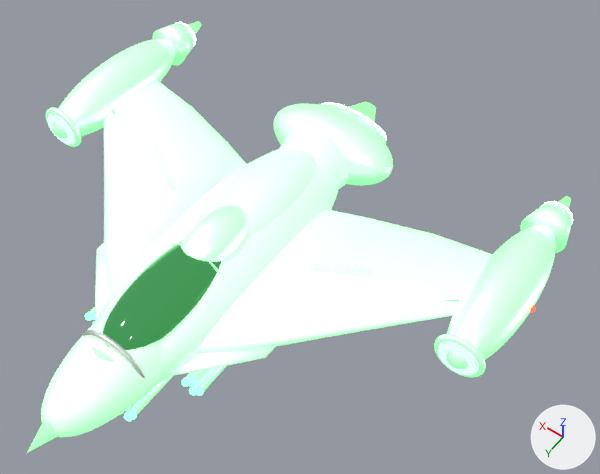
Two versions of the glTF model ship/uss-char.glb, one commit apart.
Both versions are drawn from a camera (50 mm lens) standing at (-5.11, 5.26, 9.53) and looking at (-0.79, -0.78, 0.03). Arrows for +X, +Y and +Z are at lower right; the lights stay in place. The picture after the commit comes second. Where no turn or scale is listed for an object, it has been applied to the vertices.
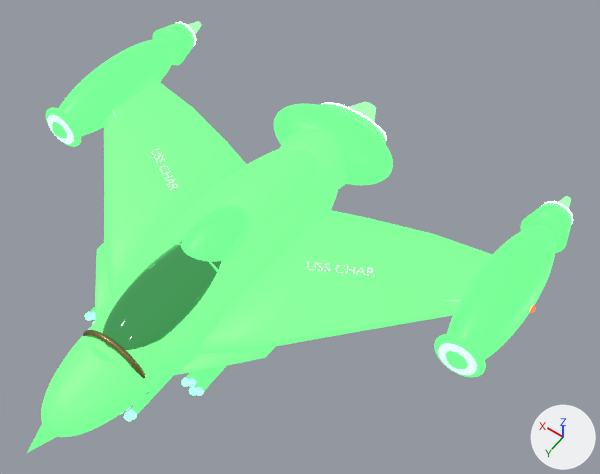
Location of each change, (x1, y1, x2, y2) in pixels of the pictures (600 x 474 px):
'WingL', recoloured (white to green)
    both: (197, 209, 493, 354)
'WingR', recoloured (white to green)
    both: (104, 80, 247, 295)
'Fuselage', recoloured (white to green)
    both: (95, 148, 340, 382)
'NacelleL', recoloured (darker)
    both: (446, 225, 556, 369)
'NoseFairing', recoloured (white to green)
    both: (41, 310, 162, 437)
'NacelleR', recoloured (darker)
    both: (52, 39, 175, 138)
'CenterEngine', recoloured (darker)
    both: (274, 104, 393, 185)
'Dorsal', recoloured (white to green)
    both: (210, 149, 318, 241)
'SensorPod', recoloured (white to green)
    both: (181, 205, 248, 262)
'Tail', recoloured (white to green)
    both: (279, 129, 348, 189)
'NozzleBellL', recoloured (darker)
    both: (520, 203, 572, 253)
'CanardL', recoloured (white to green)
    both: (168, 347, 275, 376)
'NozzleBellR', recoloured (darker)
    both: (153, 23, 195, 65)
'CanardR', recoloured (white to green)
    both: (95, 243, 110, 319)
'IntakeRimL', recoloured (darker)
    both: (434, 334, 486, 377)
'NoseBand', recoloured
    both: (82, 330, 149, 394)
'NoseTip', recoloured
    both: (27, 346, 115, 453)
'IntakeRimR', recoloured (darker)
    both: (46, 107, 81, 147)
'CenterBell', recoloured
    both: (320, 103, 386, 144)
'ChinGunLBar3', recoloured (darker)
    both: (132, 375, 174, 414)
'RootGunLBar2', recoloured (darker)
    both: (199, 366, 226, 391)
'RootGunLBar3', recoloured
    both: (194, 368, 215, 388)
'RootGunLBar1', recoloured
    both: (191, 370, 207, 383)
'CanopyRailX', recoloured
    both: (171, 243, 222, 275)
'RootGunLBar0', recoloured
    both: (185, 371, 197, 379)
'Chin', recoloured
    both: (154, 376, 171, 387)
'ChinGunLBar4', recoloured
    both: (130, 398, 142, 410)
'RootGunRBar0', recoloured
    both: (89, 307, 95, 313)

Edits to the bpy script that builds the scene:
```text
Change mat_hullolive:
    mat_hullolive.base_color: (1.0, 1.0, 1.0) -> (0.075, 0.085, 0.03)  # white #ffffff -> dark green #4d5230
Change mat_hullcharcoal:
    mat_hullcharcoal.base_color: (1.0, 1.0, 1.0) -> (0.02, 0.024, 0.014)  # white #ffffff -> black #272b1f
Change mat_trimbrass:
    mat_trimbrass.base_color: (1.0, 1.0, 1.0) -> (0.28, 0.24, 0.09)  # white #ffffff -> yellow #908655
```
